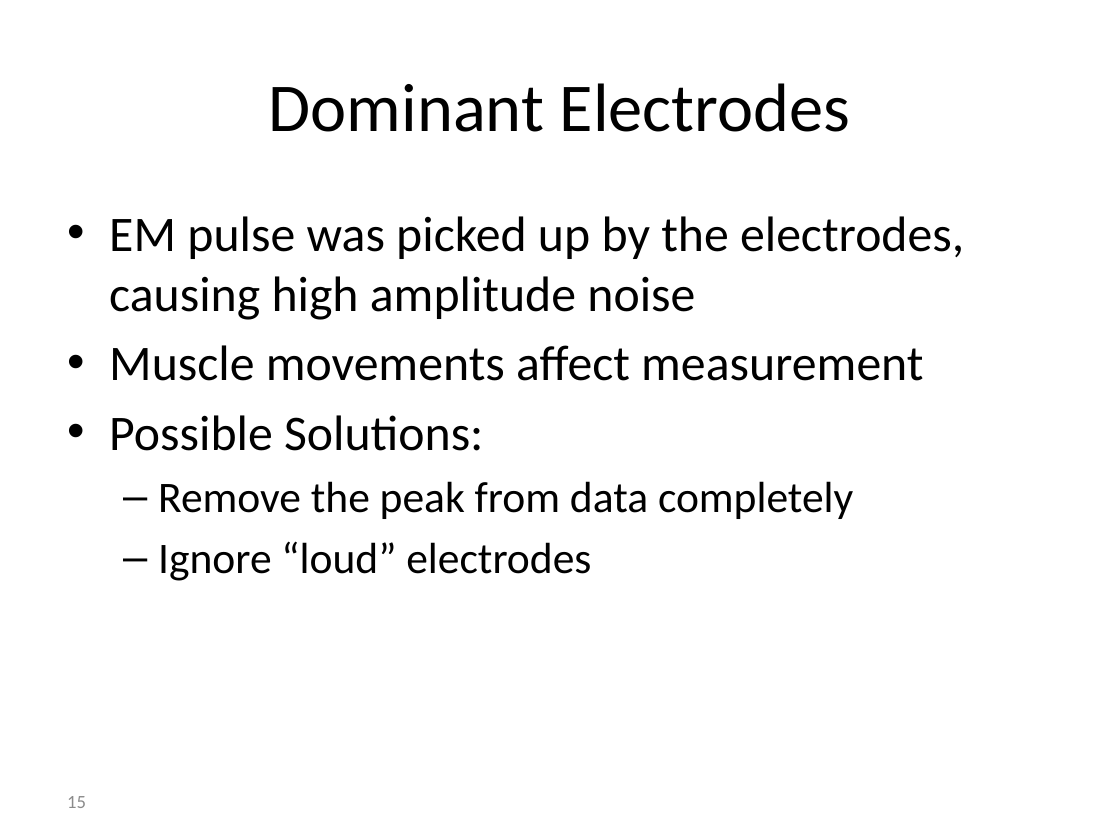
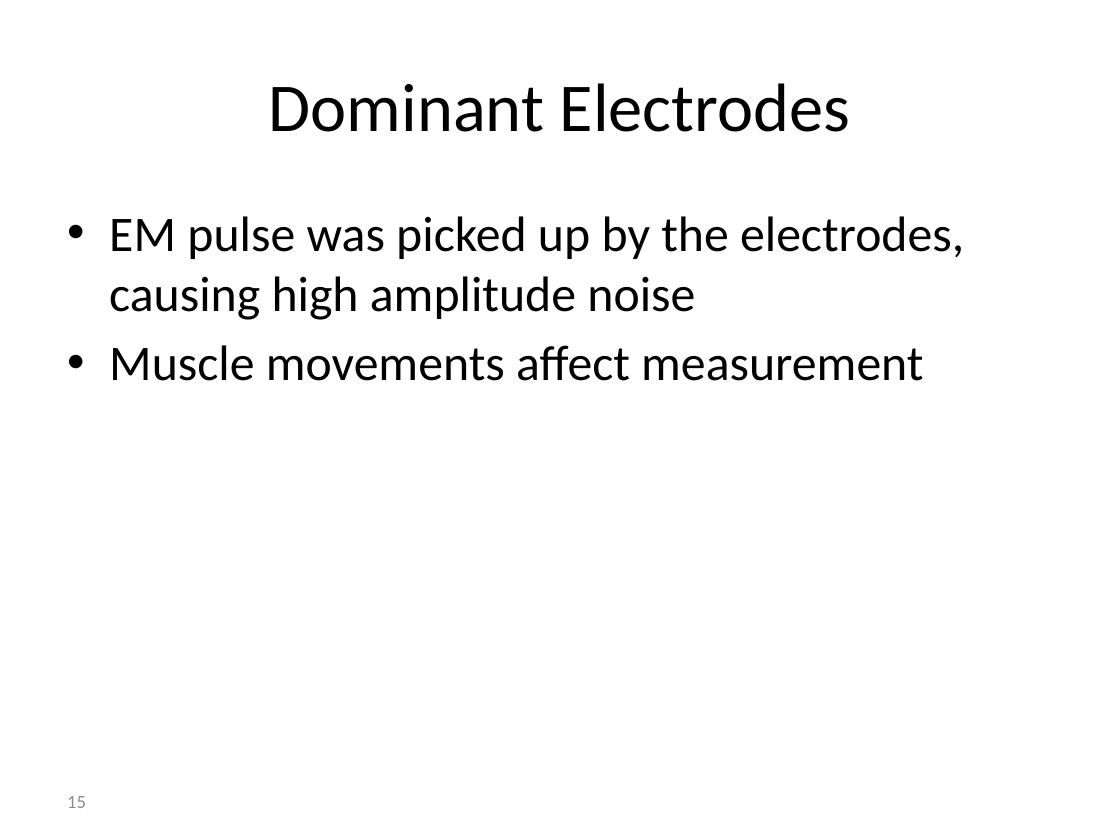
Before and after one commit to reggevlivney/BrainSway, a slide deck: slide 15 of Project_Midterm_Presentation.pptx. Drawn at 1120x840 pixels with LibreOffice and Linux fonts; fonts in the diff are those of the drawing; background and template pictures are left out. Boxes give left, top, right and bottom in pixels: in the first picture for what was removed or moved away, otherwise in the second. Text is boxed around its words. In the diff, an @@ line names an element or a change of style, - is before the commit and + after.

```diff
--- a/Project_Midterm_Presentation.pptx
+++ b/Project_Midterm_Presentation.pptx
@@ text at (109, 415, 853, 581): paragraphs removed @@
-• Possible Solutions:
-  – Remove the peak from data completely
-  – Ignore “loud” electrodes
```
Also in this commit, not shown: 3 other slides changed.
